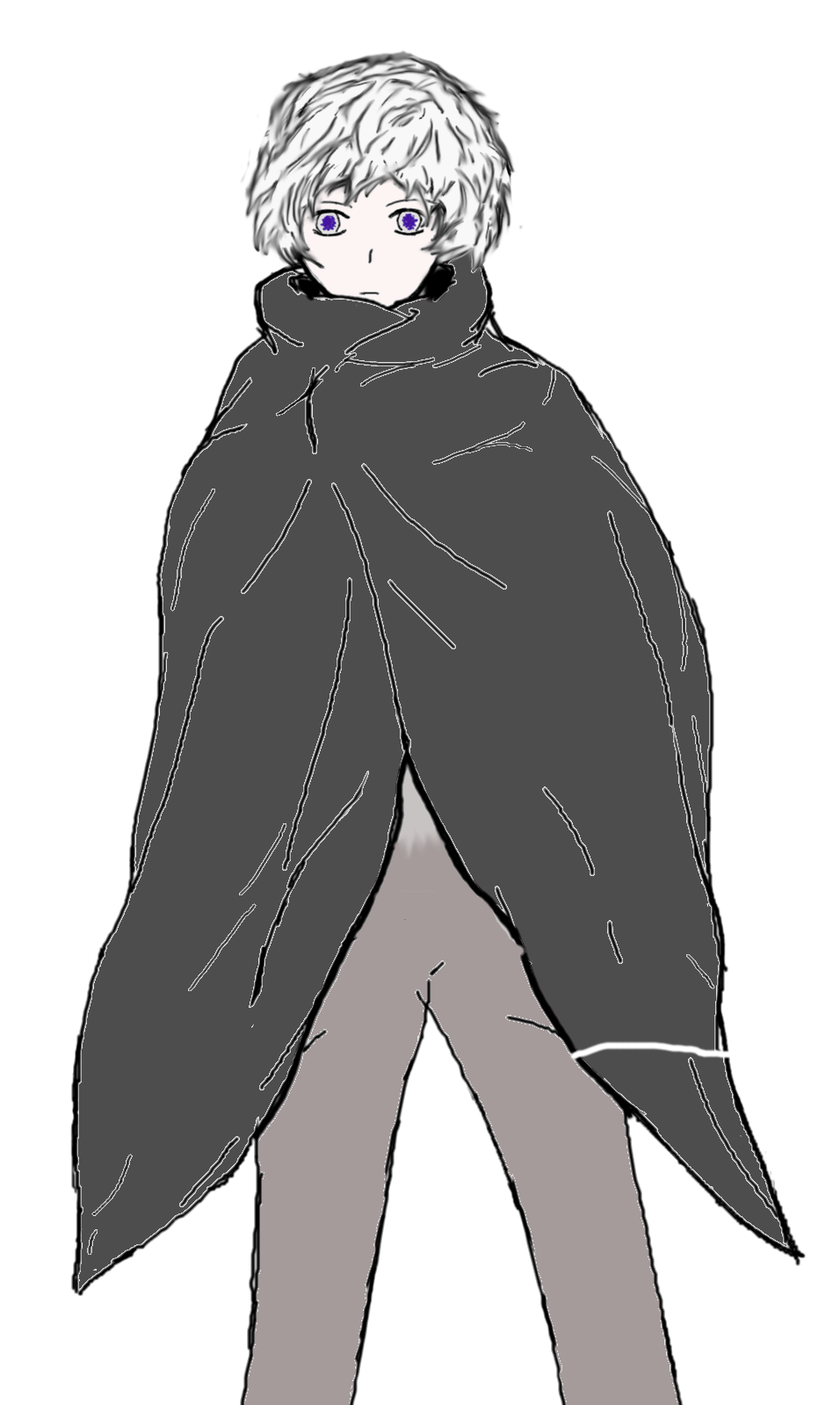
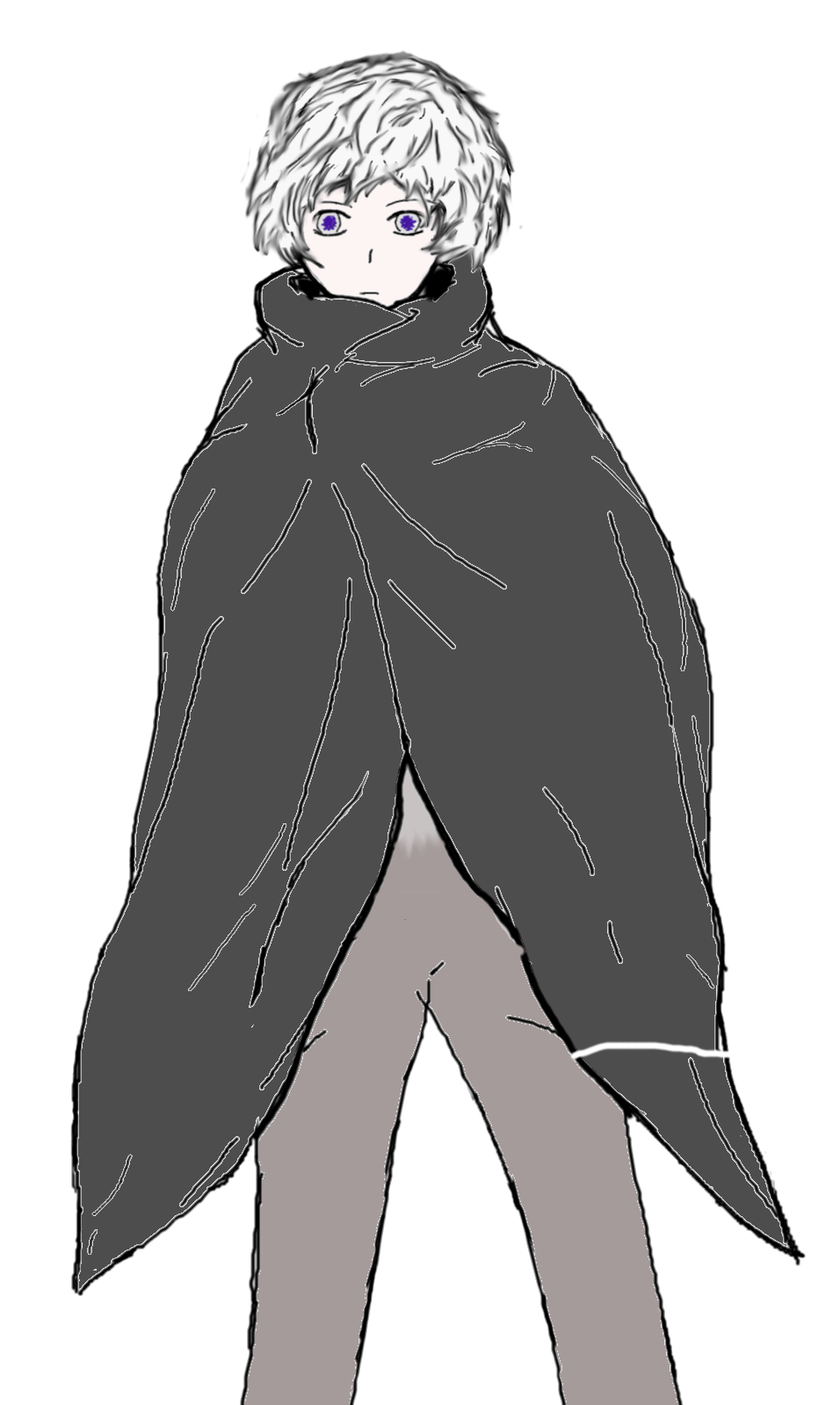
Revision of a layered 840×1405 image; what changed, layer by layer:
painted on "Background" over [305, 203, 427, 239]
